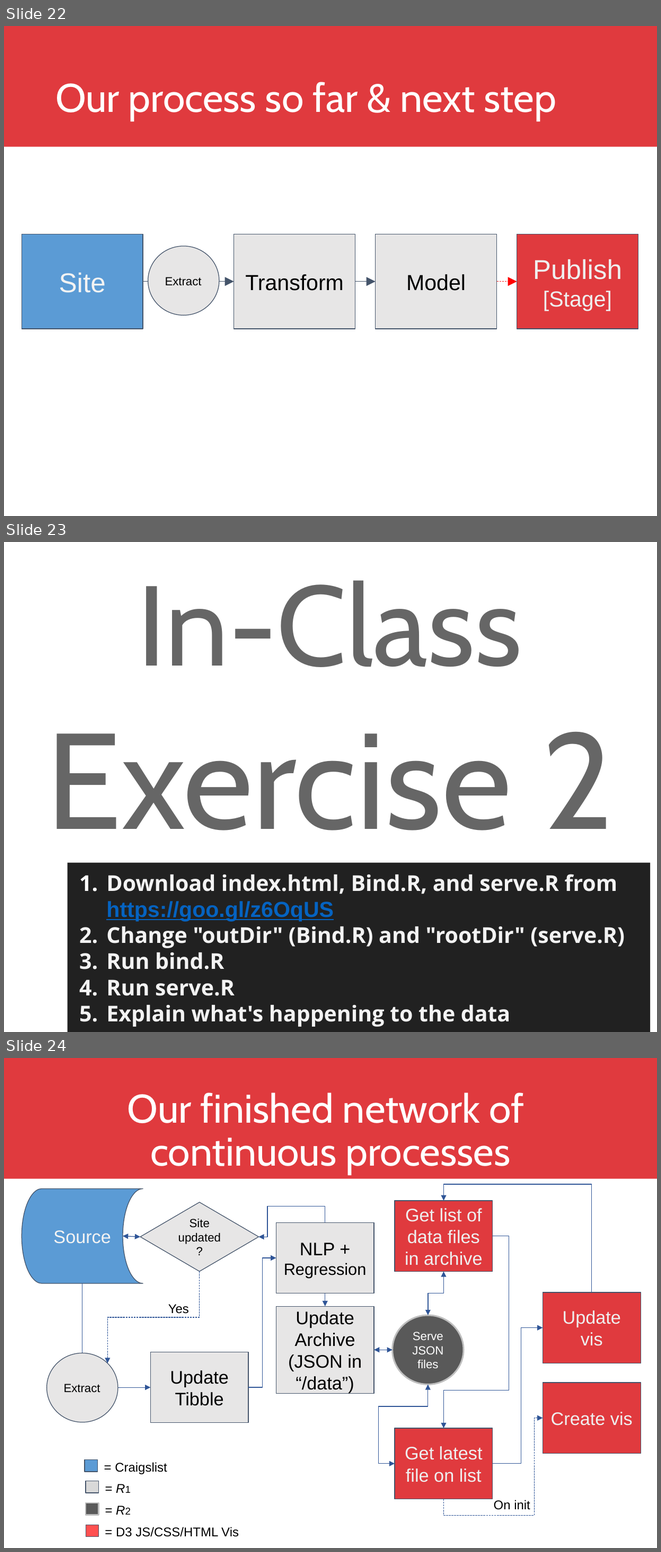
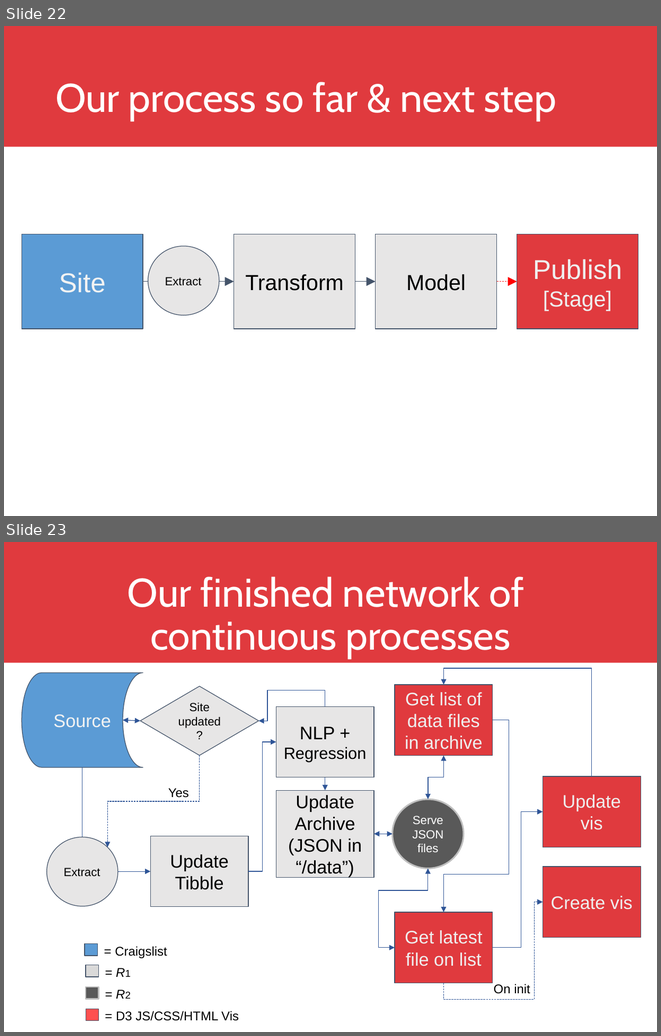
Before and after one commit to DreaJulca/streamvis-lecture, a slide deck: Visual Data Science.pptx. Shown one above the other, each under a label of ours: slides 22, 23 and 24 before the commit, slides 22 and 23 after it. The pictures are 661x1552 and 661x1036 pixels, drawn with LibreOffice and Linux fonts; fonts in the diff are those of the drawing; background and template pictures are left out. Boxes give left, top, right and bottom in pixels: in the first picture for what was removed or moved away, otherwise in the second. Text is boxed around its words. In the diff, an @@ line names an element or a change of style, - is before the commit and + after.

```diff
--- a/Visual Data Science.pptx
+++ b/Visual Data Science.pptx
@@ slide 23 removed at (4, 542, 657, 1032), background picture (left out) @@
@@ text removed at (46, 580, 614, 830) @@
-In-Class Exercise 2
@@ rectangle removed at (68, 863, 651, 1032) @@
-1. Download index.html, Bind.R, and serve.R from https://goo.gl/z6OqUS
-2. Change "outDir" (Bind.R) and "rootDir" (serve.R)
-3. Run bind.R
-4. Run serve.R
-5. Explain what's happening to the data
@@ what was slide 24 is now slide 23 @@
```
Also in this commit, not shown: 2 slides changed, 1 slide added, 9 other files.
